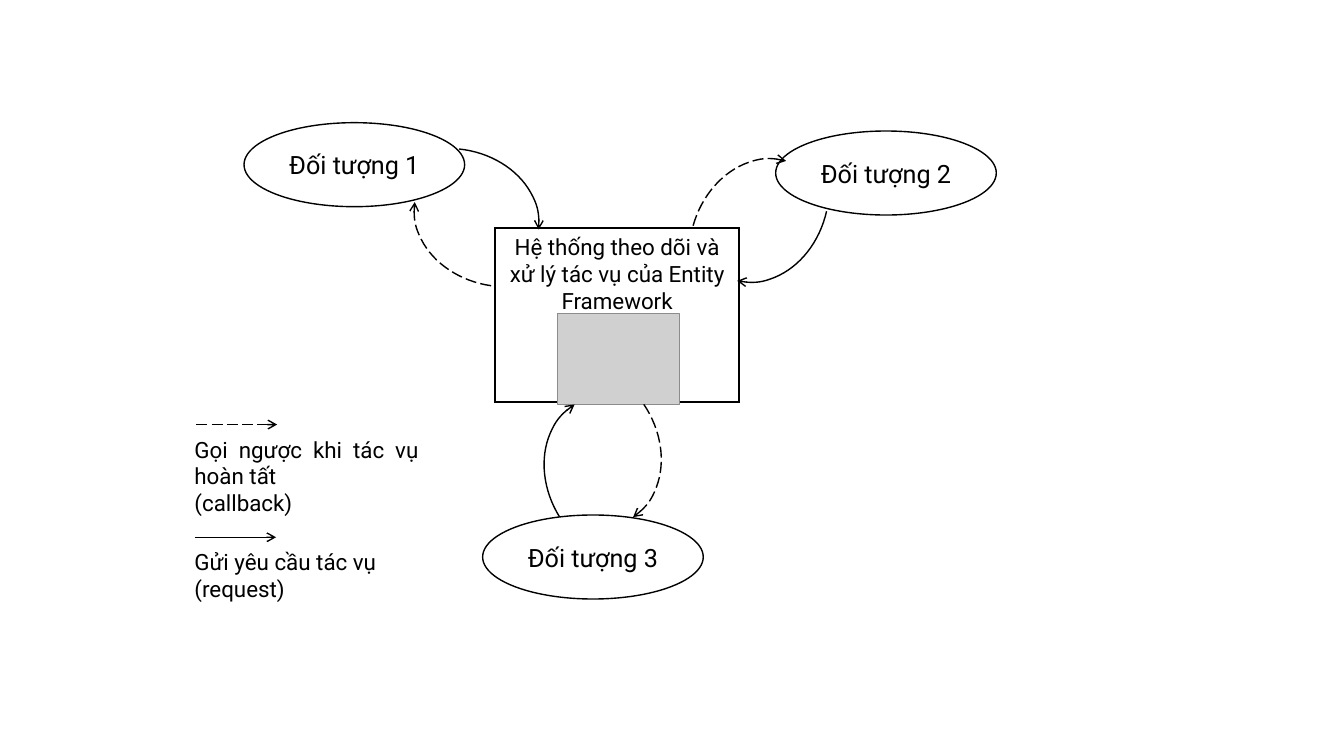
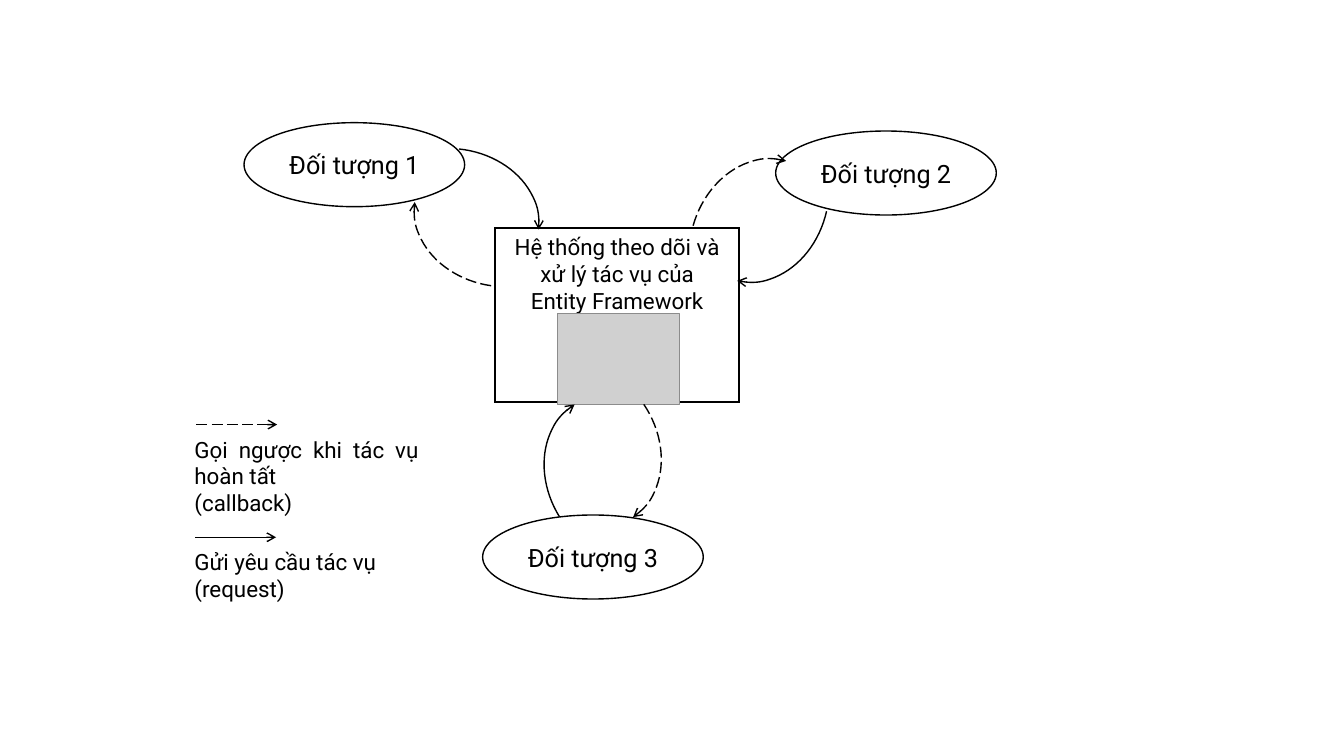
Before and after one commit to tuanhud/QuanLyTaiSan, a slide deck: slide 7 of _BaoCao/quocdunginfo/EF features model.pptx. Drawn at 1344x756 pixels with LibreOffice and Linux fonts; fonts in the diff are those of the drawing; grey boxes stand for pictures. Boxes give left, top, right and bottom in pixels: in the first picture for what was removed or moved away, otherwise in the second. Text is boxed around its words. In the diff, an @@ line names an element or a change of style, - is before the commit and + after.

```diff
--- a/_BaoCao/quocdunginfo/EF features model.pptx
+++ b/_BaoCao/quocdunginfo/EF features model.pptx
@@ text in rectangle at (515, 236, 720, 315): text changed @@
-Hệ thống theo dõi và xử lý tác vụ của Entity Framework
+Hệ thống theo dõi và xử lý tác vụ của
+Entity Framework
```
Also in this commit, not shown: 2 other files.
